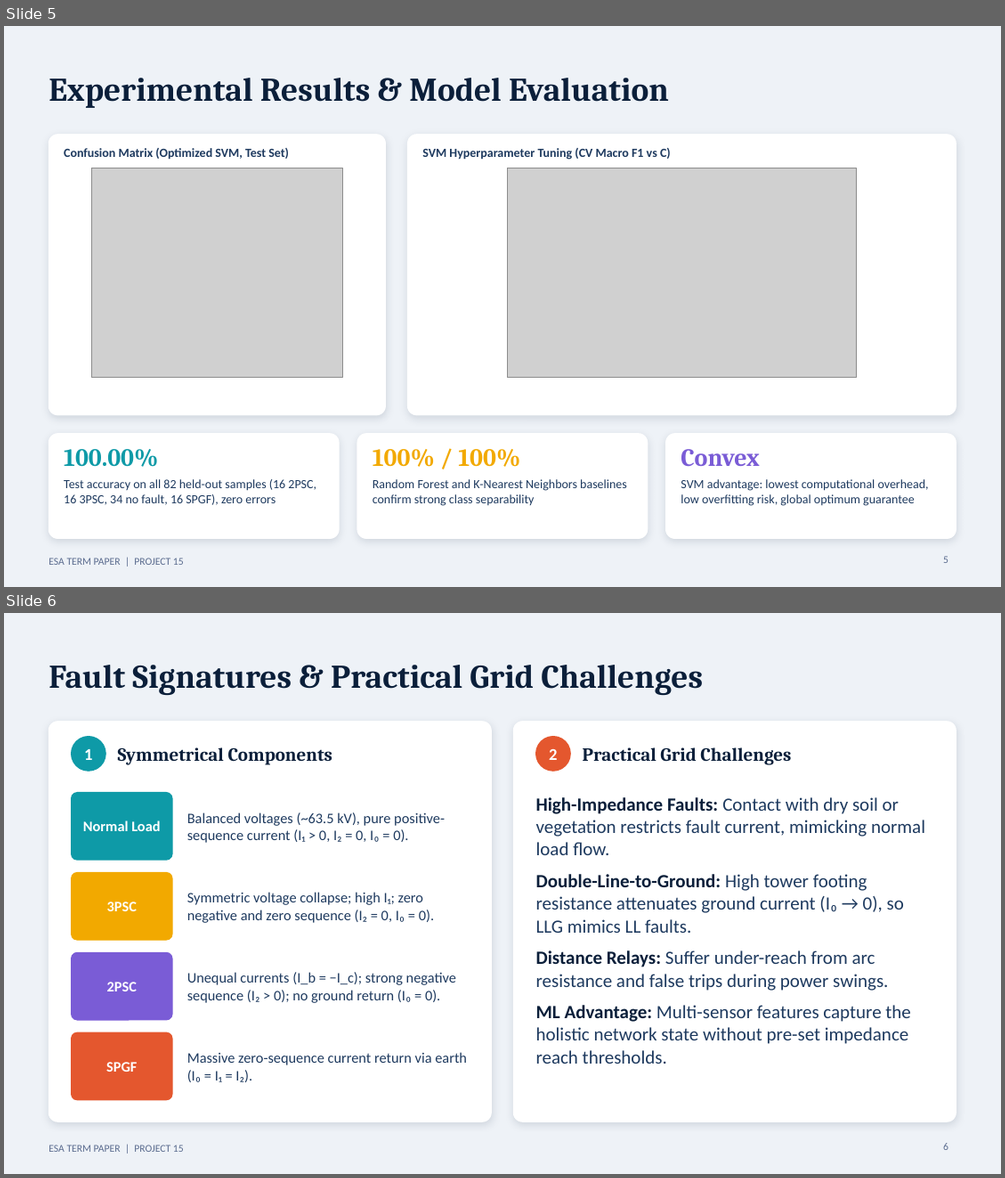
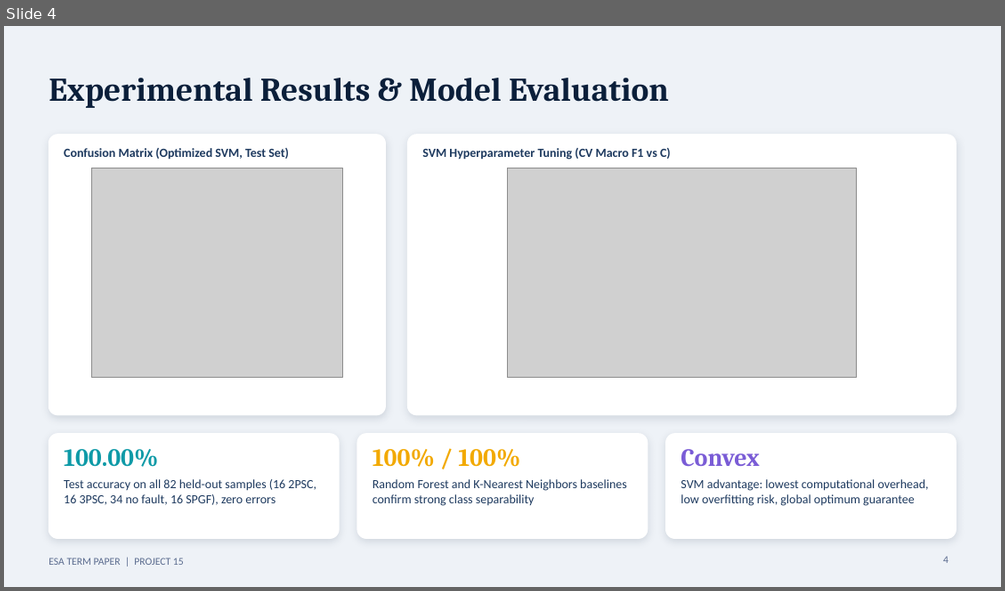
Before and after one commit to rishabhraturi05/esa_ml, a slide deck: ESA_Project15_Fault_Classification_Presentation.pptx. Shown one above the other, each under a label of ours: slides 5 and 6 before the commit, slide 4 after it. The pictures are 1005x1178 and 1005x591 pixels, drawn with LibreOffice and Linux fonts; fonts in the diff are those of the drawing; grey boxes stand for pictures. Boxes give left, top, right and bottom in pixels: in the first picture for what was removed or moved away, otherwise in the second. Text is boxed around its words. In the diff, an @@ line names an element or a change of style, - is before the commit and + after.

```diff
--- a/ESA_Project15_Fault_Classification_Presentation.pptx
+++ b/ESA_Project15_Fault_Classification_Presentation.pptx
@@ slide 6 removed at (x1=4, y1=613, x2=1001, y2=1174), background #EEF2F7; not listed: 1 template element that a slide beside it also shows @@
@@ text removed at (x1=48, y1=665, x2=703, y2=696) @@
-Fault Signatures & Practical Grid Challenges
@@ rounded rectangle removed at (x1=48, y1=722, x2=492, y2=1121) @@
@@ ellipse removed at (x1=72, y1=737, x2=105, y2=771) @@
@@ rounded rectangle removed at (x1=514, y1=722, x2=956, y2=1121) @@
@@ ellipse removed at (x1=536, y1=737, x2=571, y2=771) @@
@@ text removed at (x1=84, y1=749, x2=92, y2=760) @@
-1
@@ text removed at (x1=118, y1=747, x2=333, y2=765) @@
-Symmetrical Components
@@ text removed at (x1=549, y1=749, x2=557, y2=760) @@
-2
@@ text removed at (x1=582, y1=747, x2=791, y2=765) @@
-Practical Grid Challenges
@@ rounded rectangle removed at (x1=72, y1=793, x2=172, y2=860) @@
@@ text removed at (x1=536, y1=797, x2=925, y2=1063) @@
-High-Impedance Faults: Contact with dry soil or vegetation restricts fault current, mimicking normal load flow.
-Double-Line-to-Ground: High tower footing resistance attenuates ground current (I₀ → 0), so LLG mimics LL faults.
-Distance Relays: Suffer under-reach from arc resistance and false trips during power swings.
-ML Advantage: Multi-sensor features capture the holistic network state without pre-set impedance reach thresholds.
@@ text removed at (x1=83, y1=820, x2=160, y2=831) @@
-Normal Load
@@ text removed at (x1=187, y1=812, x2=445, y2=843) @@
-Balanced voltages (~63.5 kV), pure positive-sequence current (I₁ > 0, I₂ = 0, I₀ = 0).
@@ rounded rectangle removed at (x1=72, y1=873, x2=172, y2=940) @@
@@ text removed at (x1=107, y1=901, x2=137, y2=911) @@
-3PSC
@@ text removed at (x1=187, y1=892, x2=434, y2=923) @@
-Symmetric voltage collapse; high I₁; zero negative and zero sequence (I₂ = 0, I₀ = 0).
@@ rounded rectangle removed at (x1=72, y1=952, x2=172, y2=1020) @@
@@ text removed at (x1=107, y1=981, x2=137, y2=991) @@
-2PSC
@@ text removed at (x1=187, y1=972, x2=456, y2=1003) @@
-Unequal currents (I_b = −I_c); strong negative sequence (I₂ > 0); no ground return (I₀ = 0).
@@ rounded rectangle removed at (x1=72, y1=1032, x2=172, y2=1100) @@
@@ text removed at (x1=106, y1=1062, x2=137, y2=1071) @@
-SPGF
@@ text removed at (x1=187, y1=1052, x2=467, y2=1082) @@
-Massive zero-sequence current return via earth (I₀ = I₁ = I₂).
@@ page number removed at (x1=943, y1=1143, x2=948, y2=1150) @@
-6
@@ what was slide 5 is now slide 4 @@
@@ page number at (x1=943, y1=556, x2=948, y2=563): text changed @@
-5
+4
```
Also in this commit, not shown: 2 slides changed, 1 slide added, 2 other slides removed, 15 other files.
